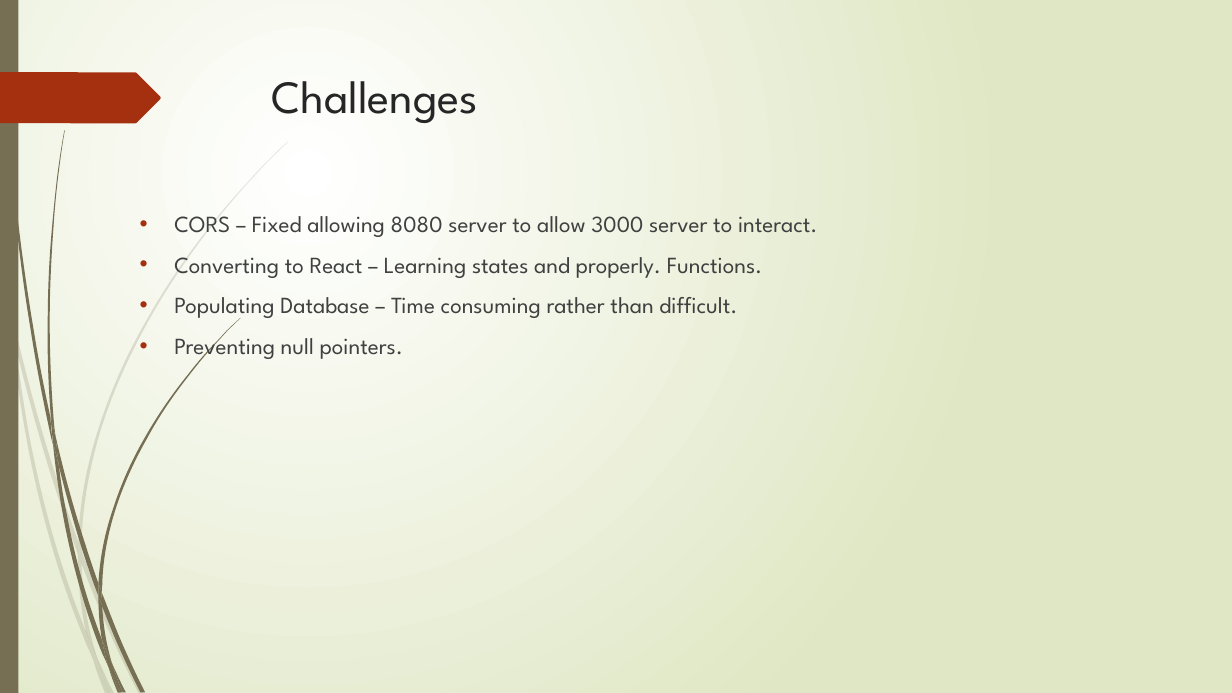
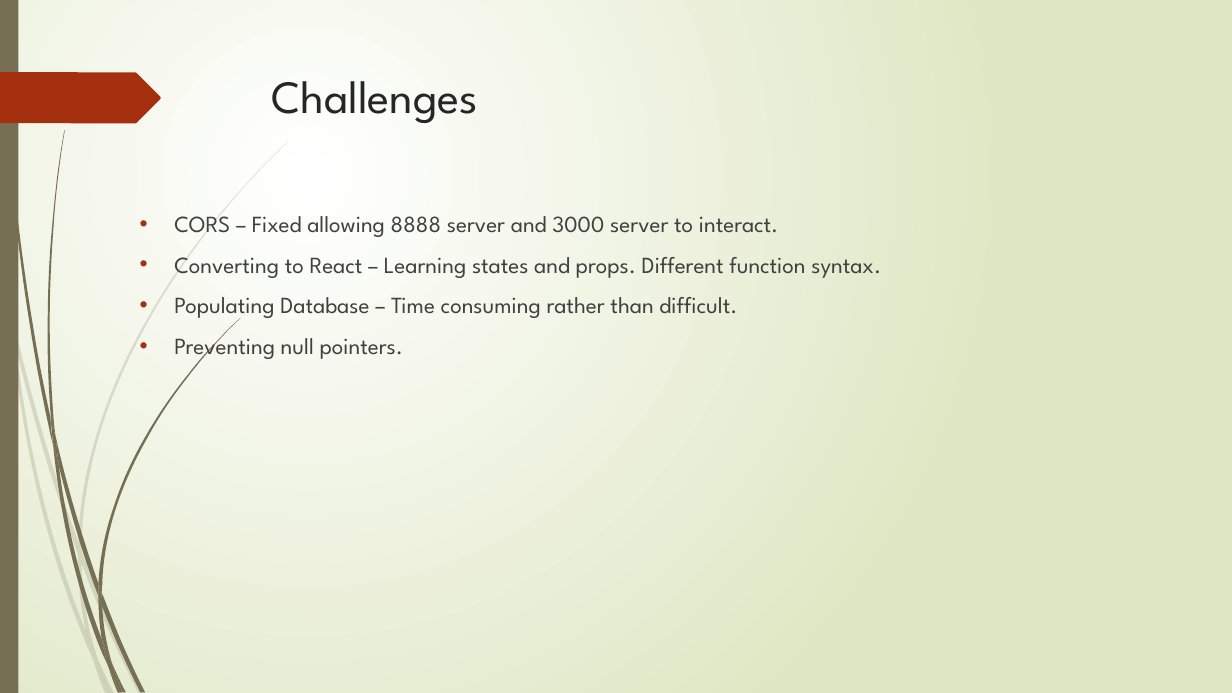
Before and after one commit to RM147/StoryGen, a slide deck: slide 12 of Project Presentation.pptx. Drawn at 1232x693 pixels with LibreOffice and Linux fonts; fonts in the diff are those of the drawing. Boxes give left, top, right and bottom in pixels: in the first picture for what was removed or moved away, otherwise in the second. Text is boxed around its words. In the diff, an @@ line names an element or a change of style, - is before the commit and + after.

Commit message:
presentation complete

```diff
--- a/Project Presentation.pptx
+++ b/Project Presentation.pptx
@@ text at (x1=174, y1=216, x2=881, y2=278): text changed @@
-• CORS – Fixed allowing 8080 server to allow 3000 server to interact.
-• Converting to React – Learning states and properly. Functions.
+• CORS – Fixed allowing 8888 server and 3000 server to interact.
+• Converting to React – Learning states and props. Different function syntax.
```
Also in this commit, not shown: 10 other slides changed.
